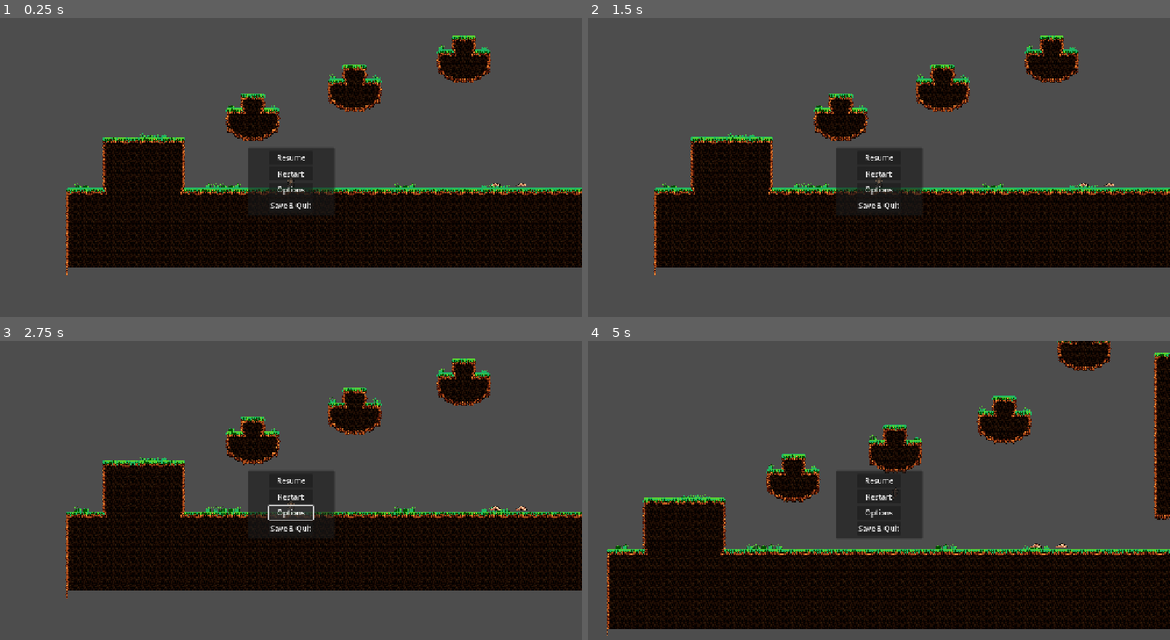
Above: before the commit, frames 1-4 (two rows, left to right).
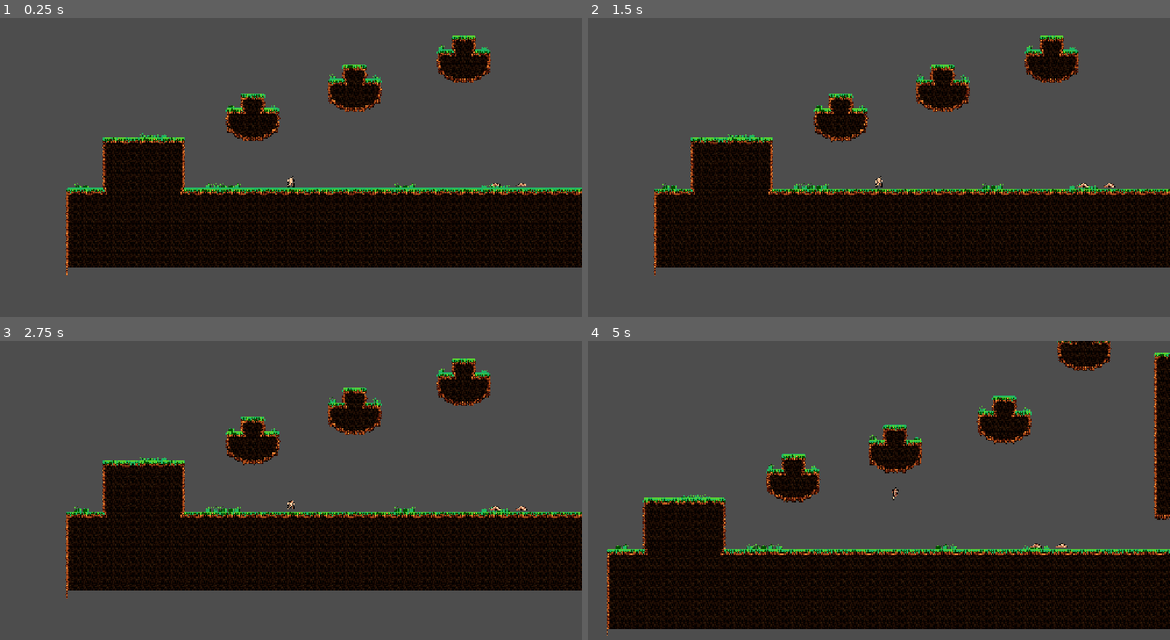
Above: after the commit, the same moments.

Repository: Hynkel65/game-jam-c-dawg
Game: Godot game, scene res://Scene/world.tscn
Two runs of this game, one before a commit and one after it. Both use one fixed random seed, a clock stepped at 60 frames per second and the inputs below.
Inputs (mouse positions are in pixels of both pictures, inside the frame that each line leads up to):
- Up to frame 1 (0.25 s): no input
- Up to frame 2 (1.5 s): click (879, 158) at 0.5 s, where only the run before the commit has a clickable "Resume"; click (879, 173) at 1.25 s, where only the run before the commit has a clickable "Restart"
- Up to frame 3 (2.75 s): click (291, 511) at 2 s, where only the run before the commit has a clickable "Options"
- Up to frame 4 (5 s): click (879, 496) at 2.75 s, where only the run before the commit has a clickable "Restart"; click (879, 496) at 3.5 s, where only the run before the commit has a clickable "Restart"; tap Enter at 4.25 s; hold D (move_right) from 4.28 s (still down); tap W (jump) at 4.52 s

The runs differ from the first frame. In frame 1, 2.3% of the frame differs, in the area x 42-58%, y 43-64%; in frame 2, 3.7%, in the area x 11-100%, y 6-86%; in frame 3, 2.3%; in frame 4, 3.2%.
Error before the commit: Invalid assignment of property or key 'visible' with value of type 'bool' on a base object of type 'null instance'. (res://Script/pause_menu.gd:6)

Commit message:
adding music + audio control

Diff:
--- /dev/null
+++ b/Scene/audio_control.gd
@@ -0,0 +1,12 @@
+extends HSlider
+
+@export var audio_bus_name : String
+
+var audio_bus_id
+
+func _ready():
+	audio_bus_id = AudioServer.get_bus_index(audio_bus_name)
+
+func _on_audio_control_value_changed(val) -> void:
+	var db = linear_to_db(val)
+	AudioServer.set_bus_volume_db(audio_bus_id, db)
--- a/Scene/main_menu.tscn
+++ b/Scene/main_menu.tscn
@@ -1,7 +1,8 @@
-[gd_scene load_steps=9 format=3 uid="uid://cjwcbec6uyyyq"]
+[gd_scene load_steps=10 format=3 uid="uid://cjwcbec6uyyyq"]
 
 [ext_resource type="Script" uid="uid://bmsxv3x1vrnjc" path="res://Script/main_menu.gd" id="1_06t4h"]
 [ext_resource type="PackedScene" uid="uid://bb0vb25j1r3p3" path="res://Scene/options.tscn" id="2_87ipw"]
+[ext_resource type="AudioStream" uid="uid://yyy3bxxaqenm" path="res://main_theme1.mp3" id="3_hii65"]
 
 [sub_resource type="StyleBoxFlat" id="StyleBoxFlat_rhts7"]
 bg_color = Color(1, 1, 1, 1)
@@ -141,7 +142,13 @@
 text = "SAVE THE PALS"
 
 [node name="options" parent="." instance=ExtResource("2_87ipw")]
+visible = false
 layout_mode = 1
+
+[node name="AudioStreamPlayer" type="AudioStreamPlayer" parent="."]
+stream = ExtResource("3_hii65")
+autoplay = true
+bus = &"Music"
 
 [connection signal="pressed" from="main_buttons/New_game" to="." method="_on_new_game_pressed"]
 [connection signal="pressed" from="main_buttons/Continue" to="." method="_on_continue_pressed"]
--- a/Scene/options.tscn
+++ b/Scene/options.tscn
@@ -1,6 +1,19 @@
-[gd_scene load_steps=6 format=3 uid="uid://bb0vb25j1r3p3"]
+[gd_scene load_steps=9 format=3 uid="uid://bb0vb25j1r3p3"]
 
 [ext_resource type="Script" uid="uid://rf01dkaa4dcc" path="res://Script/options.gd" id="1_5v8ap"]
+[ext_resource type="Script" uid="uid://bvwtq6dmlwqao" path="res://Scene/audio_control.gd" id="2_5r7rd"]
+
+[sub_resource type="StyleBoxLine" id="StyleBoxLine_ch5ns"]
+color = Color(0.8132577, 0.8132577, 0.81325763, 1)
+grow_begin = 0.0
+grow_end = 0.0
+thickness = 8
+
+[sub_resource type="StyleBoxLine" id="StyleBoxLine_5r7rd"]
+color = Color(0.54274815, 0.757944, 0.81024796, 1)
+grow_begin = 0.0
+grow_end = 0.0
+thickness = 8
 
 [sub_resource type="StyleBoxFlat" id="StyleBoxFlat_g3pqo"]
 bg_color = Color(1, 1, 1, 1)
@@ -43,14 +56,30 @@
 anchor_top = 0.5
 anchor_right = 0.5
 anchor_bottom = 0.5
-offset_left = -258.5
-offset_top = -158.0
-offset_right = 258.5
-offset_bottom = 158.0
+offset_left = -210.25
+offset_top = -138.0
+offset_right = 210.25
+offset_bottom = 138.0
 grow_horizontal = 2
 grow_vertical = 2
 
-[node name="options_panel" type="VBoxContainer" parent="Panel"]
+[node name="Label" type="Label" parent="Panel"]
+layout_mode = 1
+anchors_preset = 8
+anchor_left = 0.5
+anchor_top = 0.5
+anchor_right = 0.5
+anchor_bottom = 0.5
+offset_left = -31.0
+offset_top = -117.0
+offset_right = 31.0
+offset_bottom = -94.0
+grow_horizontal = 2
+grow_vertical = 2
+theme_override_font_sizes/font_size = 24
+text = "Options"
+
+[node name="HBoxContainer" type="HBoxContainer" parent="Panel"]
 layout_mode = 1
 anchors_preset = 8
 anchor_left = 0.5
@@ -58,16 +87,44 @@
 anchor_right = 0.5
 anchor_bottom = 0.5
 offset_left = -139.0
-offset_top = -77.0
+offset_top = -11.5
 offset_right = 139.0
-offset_bottom = 77.0
+offset_bottom = 11.5
 grow_horizontal = 2
 grow_vertical = 2
-theme_override_constants/separation = 8
 
-[node name="back" type="Button" parent="Panel/options_panel"]
+[node name="Label2" type="Label" parent="Panel/HBoxContainer"]
 layout_mode = 2
-size_flags_vertical = 3
+size_flags_horizontal = 3
+text = "Music"
+
+[node name="AudioControl" type="HSlider" parent="Panel/HBoxContainer"]
+layout_mode = 2
+size_flags_horizontal = 3
+size_flags_vertical = 4
+theme_override_styles/slider = SubResource("StyleBoxLine_ch5ns")
+theme_override_styles/grabber_area = SubResource("StyleBoxLine_5r7rd")
+theme_override_styles/grabber_area_highlight = SubResource("StyleBoxLine_5r7rd")
+max_value = 1.0
+step = 0.05
+value = 1.0
+script = ExtResource("2_5r7rd")
+audio_bus_name = "Music"
+
+[node name="back" type="Button" parent="Panel"]
+layout_mode = 1
+anchors_preset = 8
+anchor_left = 0.5
+anchor_top = 0.5
+anchor_right = 0.5
+anchor_bottom = 0.5
+offset_left = -139.0
+offset_top = 77.0
+offset_right = 139.0
+offset_bottom = 111.0
+grow_horizontal = 2
+grow_vertical = 2
+size_flags_vertical = 4
 theme_override_colors/font_color = Color(0, 0, 0, 1)
 theme_override_colors/font_focus_color = Color(0, 0, 0, 1)
 theme_override_colors/font_pressed_color = Color(0, 0, 0, 1)
@@ -80,4 +137,5 @@
 theme_override_styles/focus = SubResource("StyleBoxEmpty_ao2gm")
 text = "Back"
 
-[connection signal="pressed" from="Panel/options_panel/back" to="." method="_on_back_pressed"]
+[connection signal="value_changed" from="Panel/HBoxContainer/AudioControl" to="Panel/HBoxContainer/AudioControl" method="_on_audio_control_value_changed"]
+[connection signal="pressed" from="Panel/back" to="." method="_on_back_pressed"]
--- a/Scene/pause_menu.tscn
+++ b/Scene/pause_menu.tscn
@@ -36,9 +36,9 @@
 layout_mode = 2
 text = "Resume"
 
-[node name="restart" type="Button" parent="pause_panel/VBoxContainer"]
+[node name="reset" type="Button" parent="pause_panel/VBoxContainer"]
 layout_mode = 2
-text = "Restart"
+text = "Reset"
 
 [node name="options" type="Button" parent="pause_panel/VBoxContainer"]
 layout_mode = 2
@@ -49,6 +49,7 @@
 text = "Save & Quit"
 
 [node name="options" parent="." instance=ExtResource("2_ur6gg")]
+visible = false
 layout_mode = 1
 anchors_preset = 8
 anchor_left = 0.5
@@ -61,6 +62,6 @@
 offset_bottom = 75.0
 
 [connection signal="pressed" from="pause_panel/VBoxContainer/resume" to="." method="_on_resume_pressed"]
-[connection signal="pressed" from="pause_panel/VBoxContainer/restart" to="." method="_on_restart_pressed"]
+[connection signal="pressed" from="pause_panel/VBoxContainer/reset" to="." method="_on_reset_pressed"]
 [connection signal="pressed" from="pause_panel/VBoxContainer/options" to="." method="_on_options_pressed"]
 [connection signal="pressed" from="pause_panel/VBoxContainer/main_menu" to="." method="_on_main_menu_pressed"]
--- a/Script/main_menu.gd
+++ b/Script/main_menu.gd
@@ -1,4 +1,10 @@
 extends Control
+@onready var main_buttons: VBoxContainer = $main_buttons
+@onready var options: Control = $options
+
+func _ready() -> void:
+	main_buttons.visible = true
+	options.visible = false
 
 func _on_continue_pressed() -> void:
 	SaveManager.load_game()
@@ -6,7 +12,8 @@
 
 func _on_options_pressed() -> void:
 	print("Options Pressed")
-	$options.open()
+	main_buttons.visible = false
+	options.open()
 	#get_tree().change_scene_to_file("res://Scene/options.tscn")
 
 func _on_exit_pressed() -> void:
@@ -15,3 +22,7 @@
 
 func _on_new_game_pressed() -> void:
 	print("New Game Pressed")
+
+func _process(delta: float) -> void:
+	if options.visible == false:
+		main_buttons.visible = true
--- a/Script/pause_menu.gd
+++ b/Script/pause_menu.gd
@@ -1,17 +1,19 @@
 extends Control
 
-@onready var panel_container: PanelContainer = $PanelContainer
+@onready var pause_menu: Control = $"."
+@onready var options: Control = $options
+@onready var pause_panel: PanelContainer = $pause_panel
 
 func _ready():
-	panel_container.visible = false
+	pause_menu.visible = false
 
 func resume():
 	get_tree().paused = false
-	panel_container.visible = false
+	pause_menu.visible = false
 
 func pause():
 	get_tree().paused = true
-	panel_container.visible = true
+	pause_menu.visible = true
 
 func pressesc():
 	if Input.is_action_just_pressed("Pause") and !get_tree().paused:
@@ -22,12 +24,14 @@
 func _on_resume_pressed() -> void:
 	resume()
 
-func _on_restart_pressed() -> void:
+func _on_reset_pressed() -> void:
 	resume()
 	get_tree().reload_current_scene()
 
 func _on_options_pressed() -> void:
 	print("options")
+	pause_panel.visible = false
+	options.open()
 
 func _on_main_menu_pressed() -> void:
 	print("return to main menu")
@@ -36,3 +40,9 @@
 
 func _process(delta: float) -> void:
 	pressesc()
+	if options.visible == false:
+		pause_panel.visible = true
+
+
+func _on_restart_pressed() -> void:
+	pass # Replace with function body.
--- /dev/null
+++ b/default_bus_layout.tres
@@ -0,0 +1,16 @@
+[gd_resource type="AudioBusLayout" format=3 uid="uid://bam5x60wht4us"]
+
+[resource]
+bus/0/volume_db = -0.72599316
+bus/1/name = &"Music"
+bus/1/solo = false
+bus/1/mute = false
+bus/1/bypass_fx = false
+bus/1/volume_db = -13.51011
+bus/1/send = &"Master"
+bus/2/name = &"SFX"
+bus/2/solo = false
+bus/2/mute = false
+bus/2/bypass_fx = false
+bus/2/volume_db = -0.52823544
+bus/2/send = &"Master"
--- a/project.godot
+++ b/project.godot
@@ -18,6 +18,7 @@
 [autoload]
 
 SaveManager="*res://Script/SaveManager.gd"
+save_manager="*res://Script/save_manager.gd"
 
 [display]
 
Not shown, added: Scene/audio_control.gd.uid
Not shown, added: main_theme1.mp3.import
Not shown, added: main_theme1.mp3
